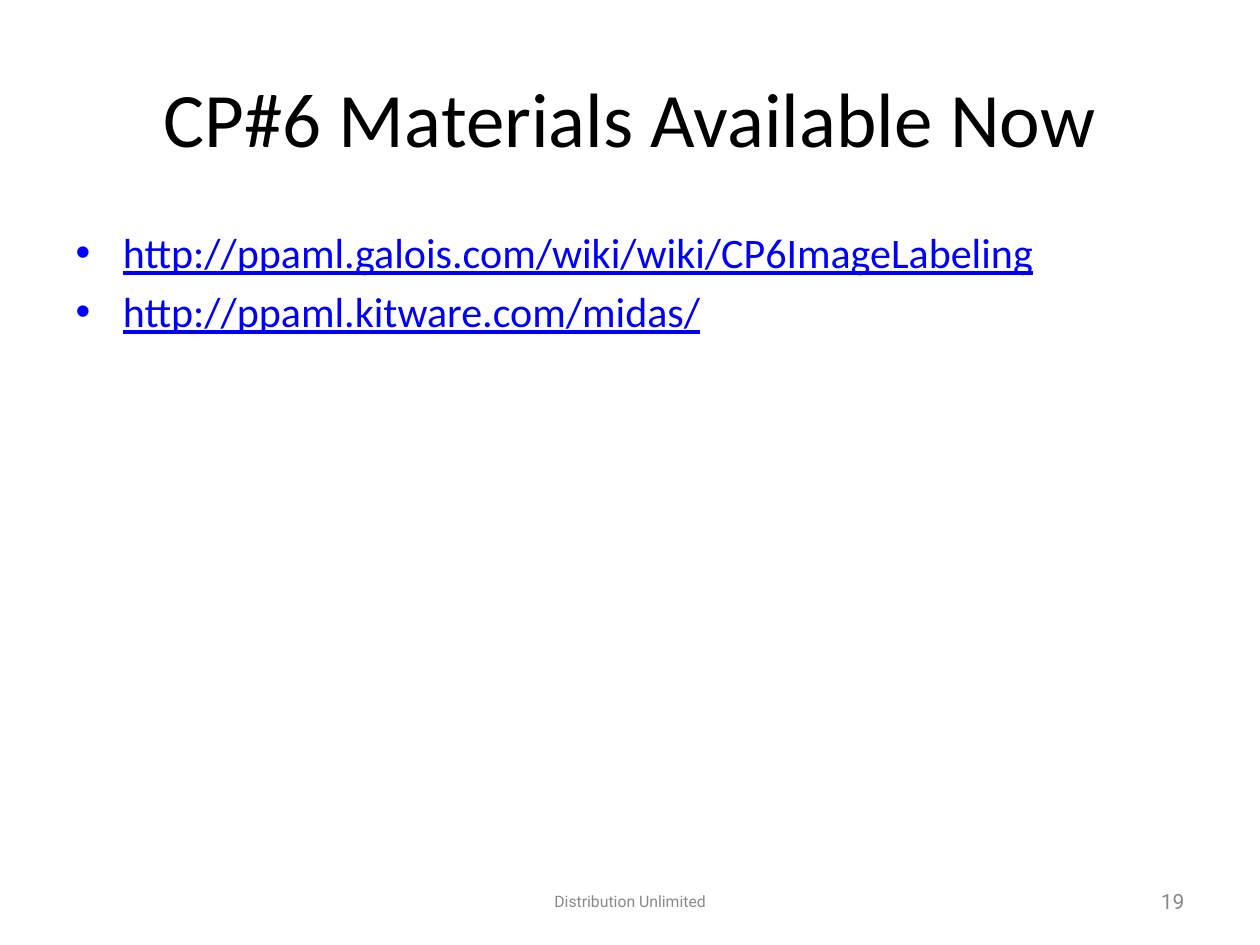
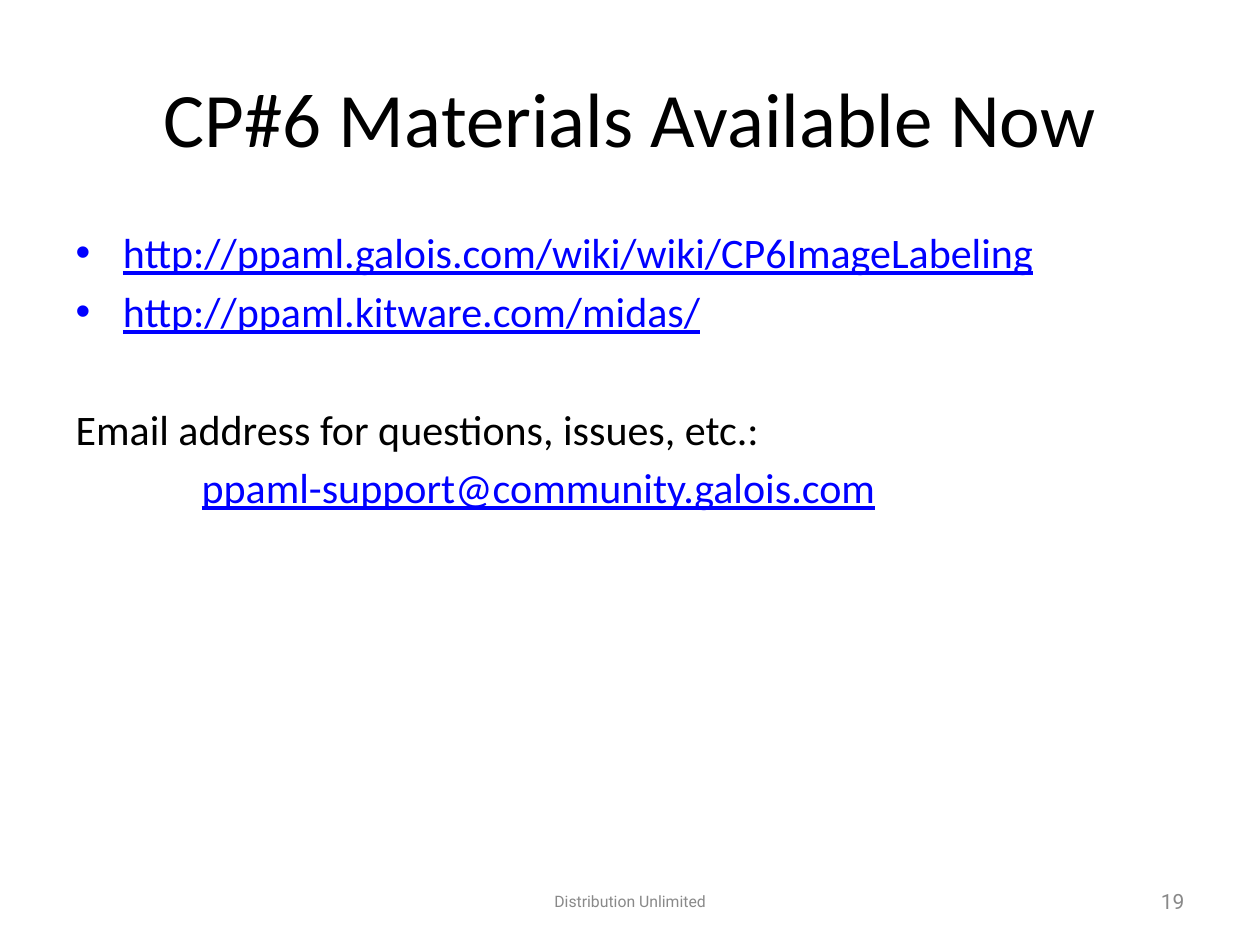
Before and after one commit to chengjianglong/ppaml-cp6, a slide deck: slide 19 of problem_statement/Challenge Problem 6.pptx. Drawn at 1260x945 pixels with LibreOffice and Linux fonts; fonts in the diff are those of the drawing; background and template pictures are left out. Boxes give left, top, right and bottom in pixels: in the first picture for what was removed or moved away, otherwise in the second. Text is boxed around its words. In the diff, an @@ line names an element or a change of style, - is before the commit and + after.

Commit message:
Added email list to final slide

```diff
--- a/problem_statement/Challenge Problem 6.pptx
+++ b/problem_statement/Challenge Problem 6.pptx
@@ text at [76, 415, 875, 511]: paragraphs added @@
+Email address for questions, issues, etc.:
+ppaml-support@community.galois.com
```
